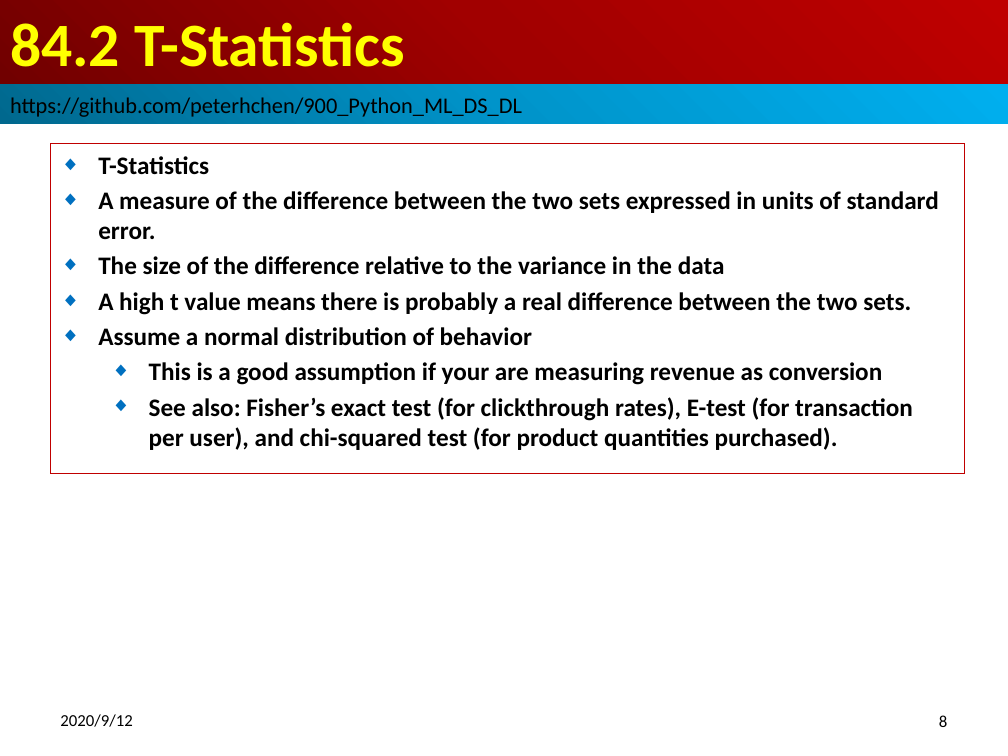
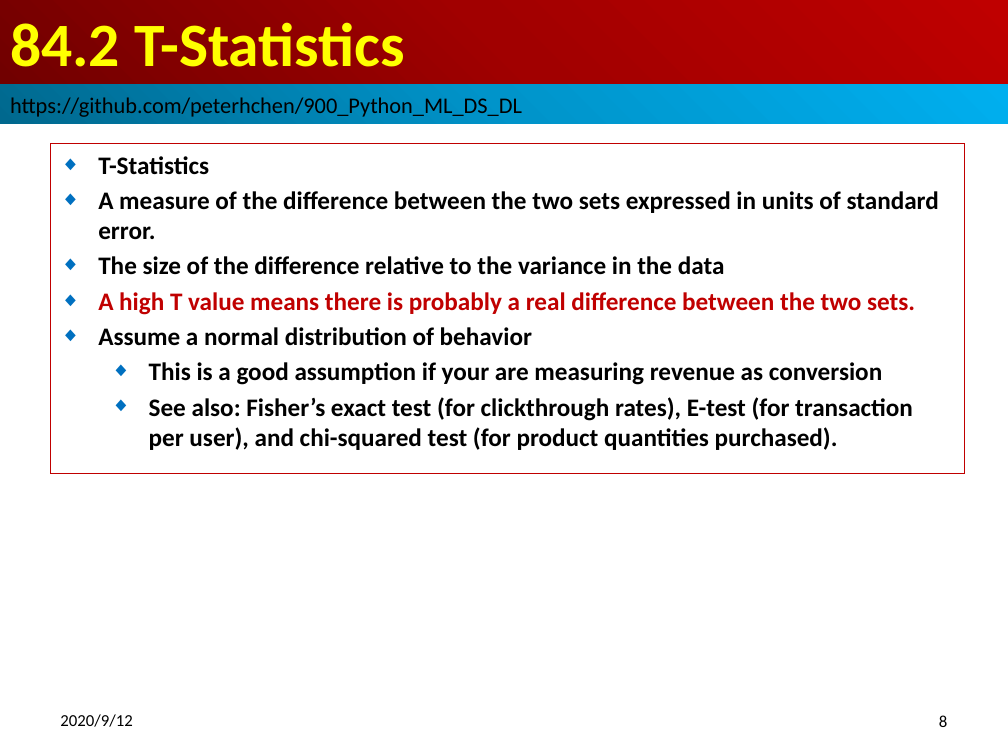
Before and after one commit to peterhchen/900_Python_ML_DS_DL, a slide deck: slide 8 of 084_TTestPValue.pptx. Drawn at 1008x756 pixels with LibreOffice and Linux fonts; fonts in the diff are those of the drawing. Boxes give left, top, right and bottom in pixels: in the first picture for what was removed or moved away, otherwise in the second. Text is boxed around its words. In the diff, an @@ line names an element or a change of style, - is before the commit and + after.

```diff
--- a/084_TTestPValue.pptx
+++ b/084_TTestPValue.pptx
@@ subtitle at <box>98,292,915,315</box>: text changed; text colour #000000 to #C00000 @@
-◆ A high t value means there is probably a real difference between the two sets.
+◆ A high T value means there is probably a real difference between the two sets.
```
Also in this commit, not shown: 3 other slides changed, 2 slides added, 7 other files.
